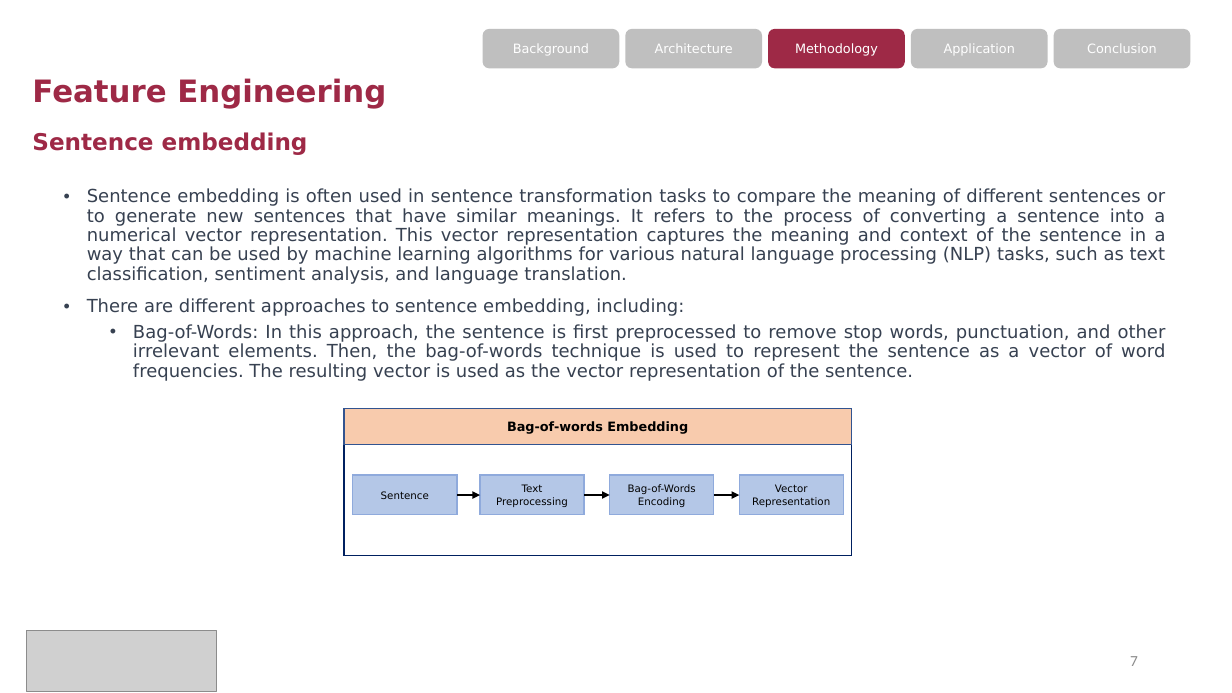
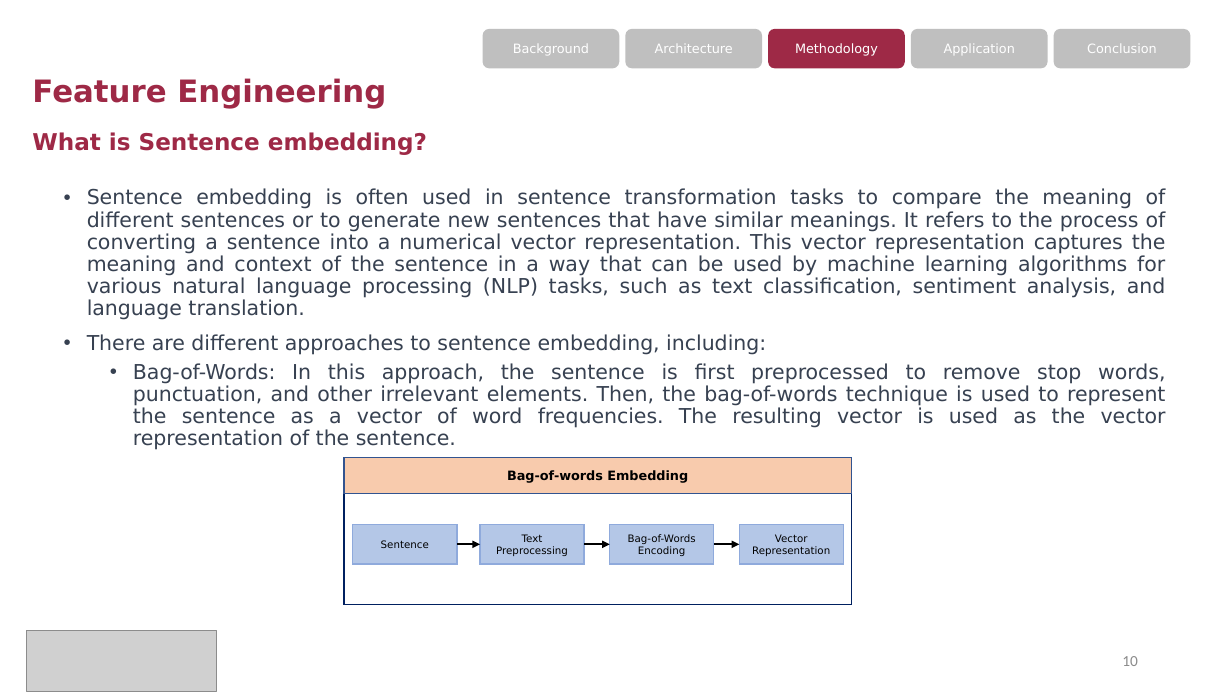
Before and after one commit to zqw86713/MSCA_31008_0N01_Winter_2023_Data_Mining_Principles, a slide deck: slide 10 of Final_project/MScA_31008_Final_Project_Presentation - Pitchbook Industry Classification.pptx (slide 7 before the commit). Drawn at 1232x693 pixels with LibreOffice and Linux fonts; fonts in the diff are those of the drawing; grey boxes stand for pictures. Boxes give left, top, right and bottom in pixels: in the first picture for what was removed or moved away, otherwise in the second. Text is boxed around its words. In the diff, an @@ line names an element or a change of style, - is before the commit and + after.

```diff
--- a/Final_project/MScA_31008_Final_Project_Presentation - Pitchbook Industry Classification.pptx
+++ b/Final_project/MScA_31008_Final_Project_Presentation - Pitchbook Industry Classification.pptx
@@ text at bbox=[32, 132, 427, 155]: text changed @@
-  Sentence embedding
+  What is Sentence embedding?
@@ text "Sentence embedding is often used ..." at bbox=[87, 188, 1166, 428]: size 14 to 16 pt @@
@@ 6 rectangles, 3 arrows, 1 text: place and size @@
-6 rectangles, 3 arrows, 1 text at bbox=[344, 409, 851, 555]
+6 rectangles, 3 arrows, 1 text at bbox=[344, 457, 851, 604]
@@ page number at bbox=[1122, 656, 1138, 666]: text changed @@
-7
+10
```
Also in this commit, not shown: 6 other slides changed, 5 slides added.
